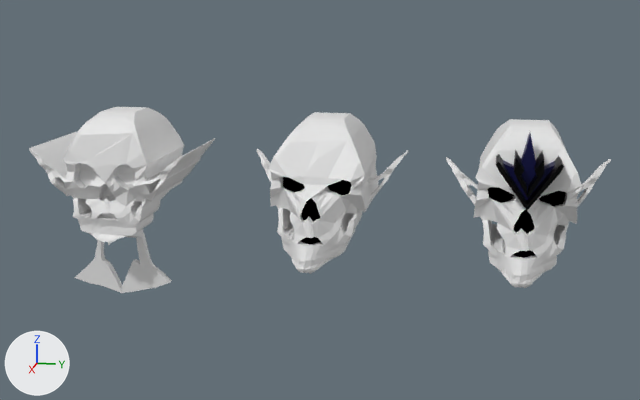
One commit to the Blender file 4 - BLE/Manimarco-LAB-4-BLE2.blend: the scene before it, then after it.
One viewpoint serves both versions: a camera (50 mm lens) standing at (30.19, 6.07, 14.98) and looking at (0.1, 0.05, 7.46). The lights are fixed; the arrows at lower left show +X, +Y and +Z.

The first picture shows 'Cube', 'v0.003', 'v0.1', 'v0.2'.
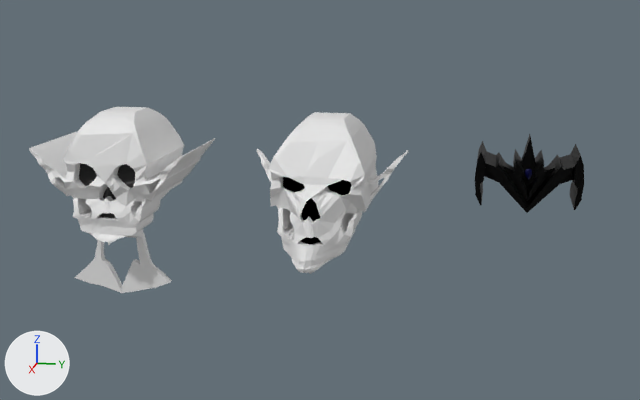
What the commit changed:
Material 'Material.008' (mat_material_008) is new.
Its base color is (0.0, 0.0, 0.0) (black #000000).
me_cube_001 has 802 vertices, 873 faces, 28 loose edges and spans x -2.4..1.66, y -2.68..3.11, z -0.59..6.24.
me_cube_001 is used by ob_v0_1; location (0.0, -7.66, 4.18).
me_cube_001 part 1: 30 of the faces centred in x 0.85..1.26, y -0.68..1.15, z 2.57..4.52 switch from mat_material_001 (white #e7e7e7) to mat_material_008 (black #000000).
me_cube_004 is used by ob_cube; location (1.57, 7.13, 5.99).
me_cube_004 had 55 vertices, 61 faces, 1 loose edge and spanned x -1.0..1.0, y -1.02..0.0, z 2.06..4.38.
me_cube_004 now has 138 vertices, 151 faces, 1 loose edge and spans x -1.0..1.0, y -1.65..0.0, z 2.06..4.38.
me_cube_004 part 2: a new loose piece of 23 vertices spanning x 0.27..0.43, y -0.11..0.0, z 2.97..3.35.
Part 3, on me_cube_004:
2 vertices are removed from x -0.33..0.33, y -0.94, z 3.32.
6 faces are deleted.
4 vertices in x -1.0..1.0, y -1.02, z 3.49 move by (0.0, 0.0, -0.01).
37 vertices are added at x -1.0..1.0, y -1.65..-0.69, z 2.24..3.96.
25 new vertices lie (0.67, 0.0, 0.0) away from vertices in x -1.0..0.33, y -1.65..-1.34, z 2.24..3.96.
68 new faces join them, mat_material_006 (black #000000).
me_cube_004 part 4: 12 faces spanning x -0.33..0.33, y -0.81..0.0, z 2.23..4.38 switch from mat_material_007 (dark blue #00024b) to mat_material_006 (black #000000).
me_cube_005 is used by ob_v0_003; location (-0.06, 6.92, 4.12).
me_cube_005 had 748 vertices, 829 faces, 31 loose edges and spanned x -2.4..2.99, y -2.55..3.04, z 1.42..6.24.
me_cube_005 now has 748 vertices, 829 faces, 31 loose edges and spans x -2.4..2.99, y -2.6..3.04, z 1.09..6.24.
me_cube_005 part 5: 655 of 748 vertices moved; they spanned x -2.39..2.99, y -2.55..2.68, z 1.42..5.71 and now span x -2.39..2.99, y -2.6..2.69, z 1.09..5.71; mean shift (0.0, -0.07, -0.14); largest move (-0.36, -0.85, 2.67) -> (-0.36, -1.31, 2.44).
Object 'Cube' (ob_cube) moves from (1.57, 7.13, 5.99) to (1.57, 7.14, 5.91).
Object 'v0.003' (ob_v0_003) is now hidden.

What differs and where, as boxes (x1, y1, x2, y2) in the pictures (640 x 400 px; the box of a moved part takes in the faces that stretch with it):
'v0.003', hidden
    before: (446, 119, 611, 288)
'Cube', reshaped, moved (59% wider)
    before: (496, 132, 564, 210)
    after: (475, 134, 584, 213)
part 1 of me_cube_001, recoloured (white to black)
    both: (79, 163, 135, 218)
part 2 of me_cube_004, added
    after: (525, 169, 532, 180)
part 3 of me_cube_004, built on
    before: (496, 154, 564, 172)
    after: (475, 141, 584, 213)
part 4 of me_cube_004, recoloured (blue to black)
    both: (505, 136, 553, 200)
part 5 of me_cube_005, moved or reshaped (not visible afterwards)
    before: (446, 126, 603, 288)
